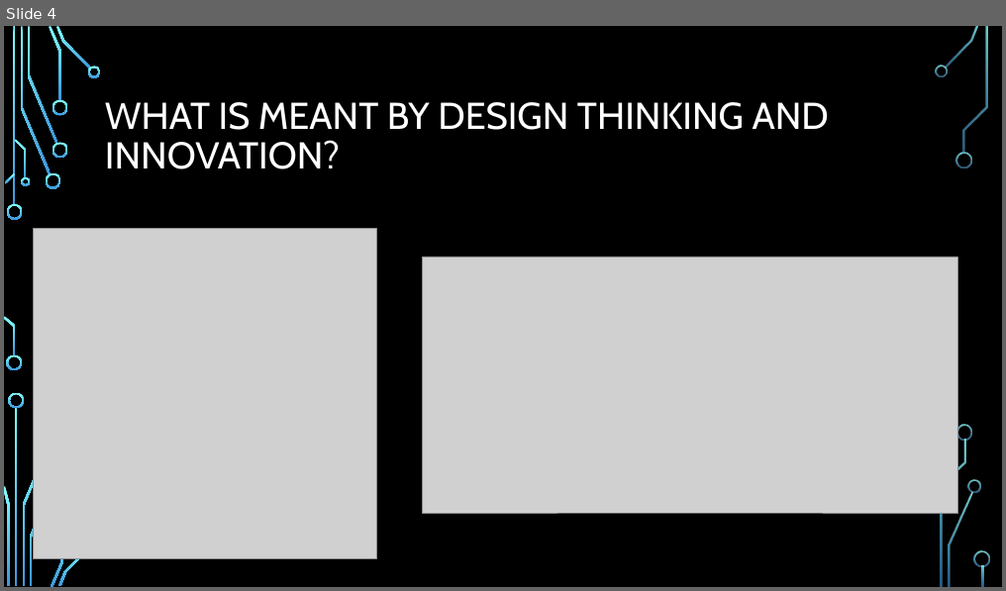
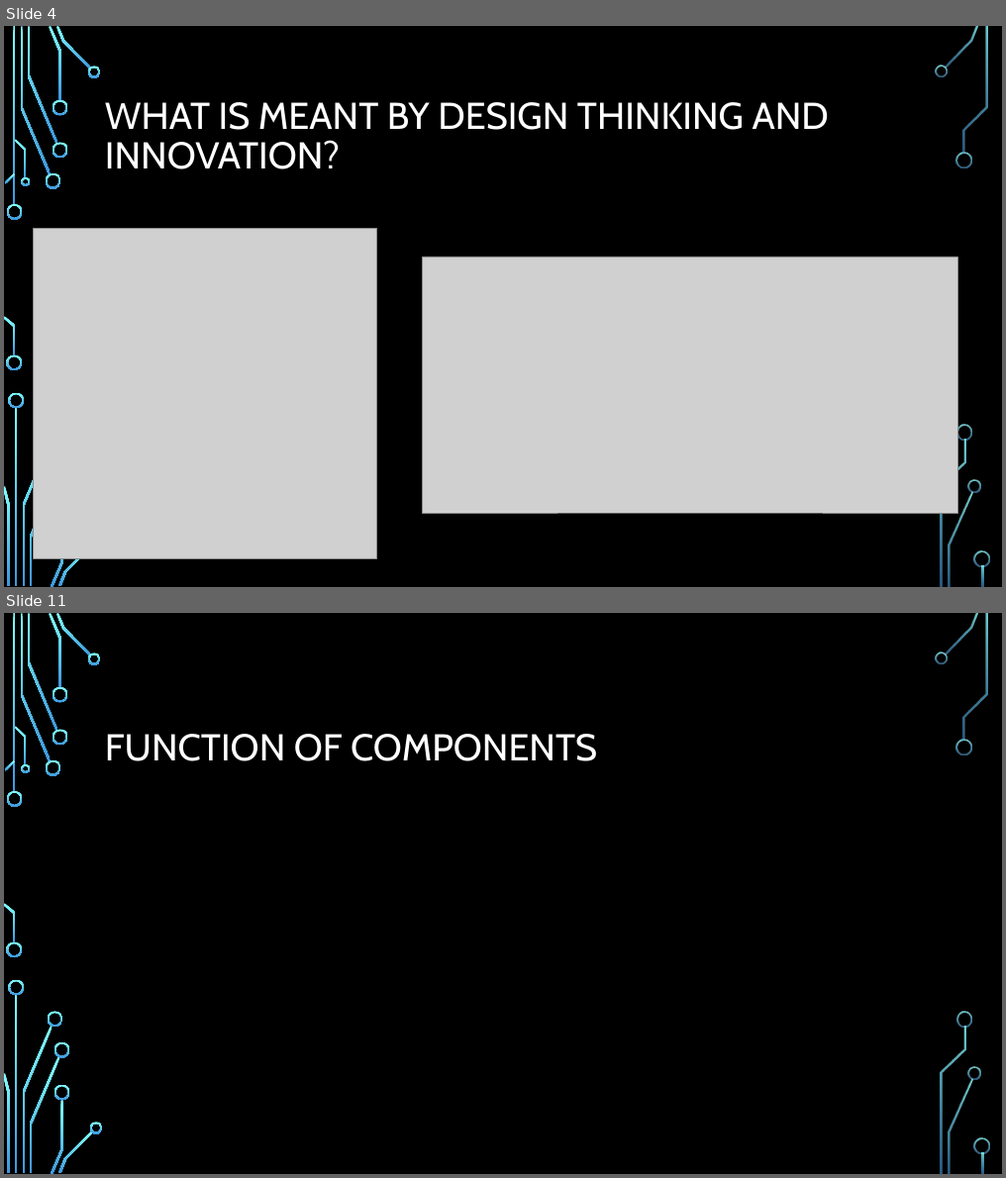
Before and after one commit to hemanthkumar29/design-think-website, a slide deck: public/team_presentations/team_7_presentation.pptx. Shown one above the other, each under a label of ours: slide 4 before the commit, slides 4 and 11 after it; the slides between them are not shown. The pictures are 1006x591 and 1006x1178 pixels, drawn with LibreOffice and Linux fonts; fonts in the diff are those of the drawing; grey boxes stand for pictures; background and template pictures are left out. Boxes give left, top, right and bottom in pixels: in the first picture for what was removed or moved away, otherwise in the second. Text is boxed around its words. In the diff, an @@ line names an element or a change of style, - is before the commit and + after.

```diff
--- a/public/team_presentations/team_7_presentation.pptx
+++ b/public/team_presentations/team_7_presentation.pptx
@@ slide 11 added at <box>4,613,1002,1174</box>, background picture (left out); not listed: 32 template elements that a slide beside it also shows @@
@@ title added at <box>105,734,597,761</box>, 36 pt, text #FFFFFF @@
+FUNCTION OF COMPONENTS
@@ group added at <box>48,1011,103,1134</box>: 4 freeform shapes @@
```
Also in this commit, not shown: 6 slides changed, 8 other slides added, 6 slides removed, 1 other file.
